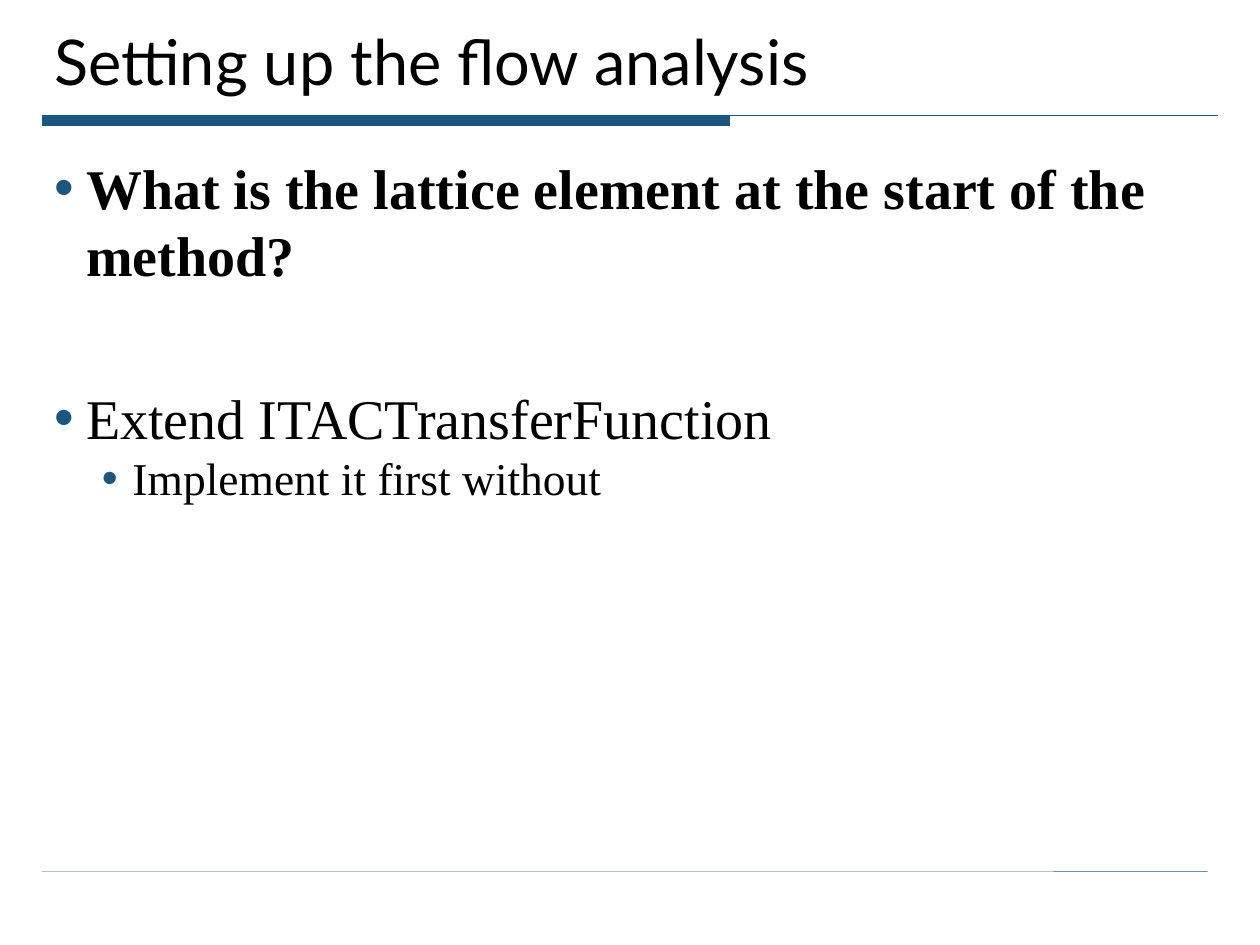
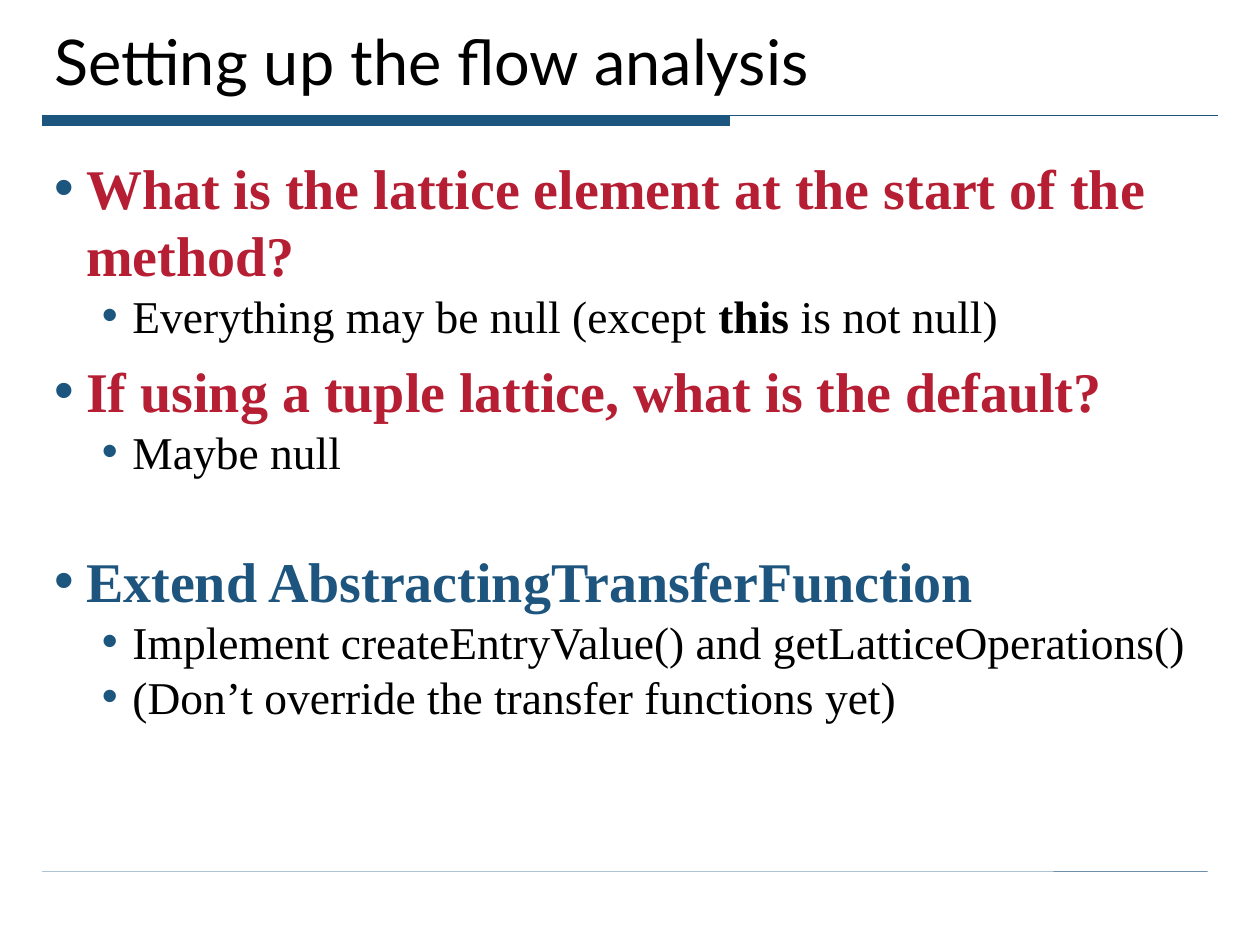
Before and after one commit to ciera/crystalsaf, a slide deck: slide 20 of TutorialExamples/CrystalTutorial.ppt (slide 16 before the commit). Drawn at 1260x945 pixels with LibreOffice and Linux fonts; fonts in the diff are those of the drawing. Boxes give left, top, right and bottom in pixels: in the first picture for what was removed or moved away, otherwise in the second. Text is boxed around its words. In the diff, an @@ line names an element or a change of style, - is before the commit and + after.

```diff
--- a/TutorialExamples/CrystalTutorial.ppt
+++ b/TutorialExamples/CrystalTutorial.ppt
@@ text at (86, 169, 1145, 277): text colour #000000 to #B61E33 in "What is the lattice element at the ..." @@
@@ text at (86, 301, 1185, 723): text changed; size 32 to 26 pt @@
-• Extend ITACTransferFunction
-  • Implement it first without
+  • Everything may be null (except this is not null)
+• If using a tuple lattice, what is the default?
+  • Maybe null
+• Extend AbstractingTransferFunction
+  • Implement createEntryValue() and getLatticeOperations()
+  • (Don’t override the transfer functions yet)
```
Also in this commit, not shown: 6 other slides changed, 16 slides added, 1 slide removed, 6 other files.
